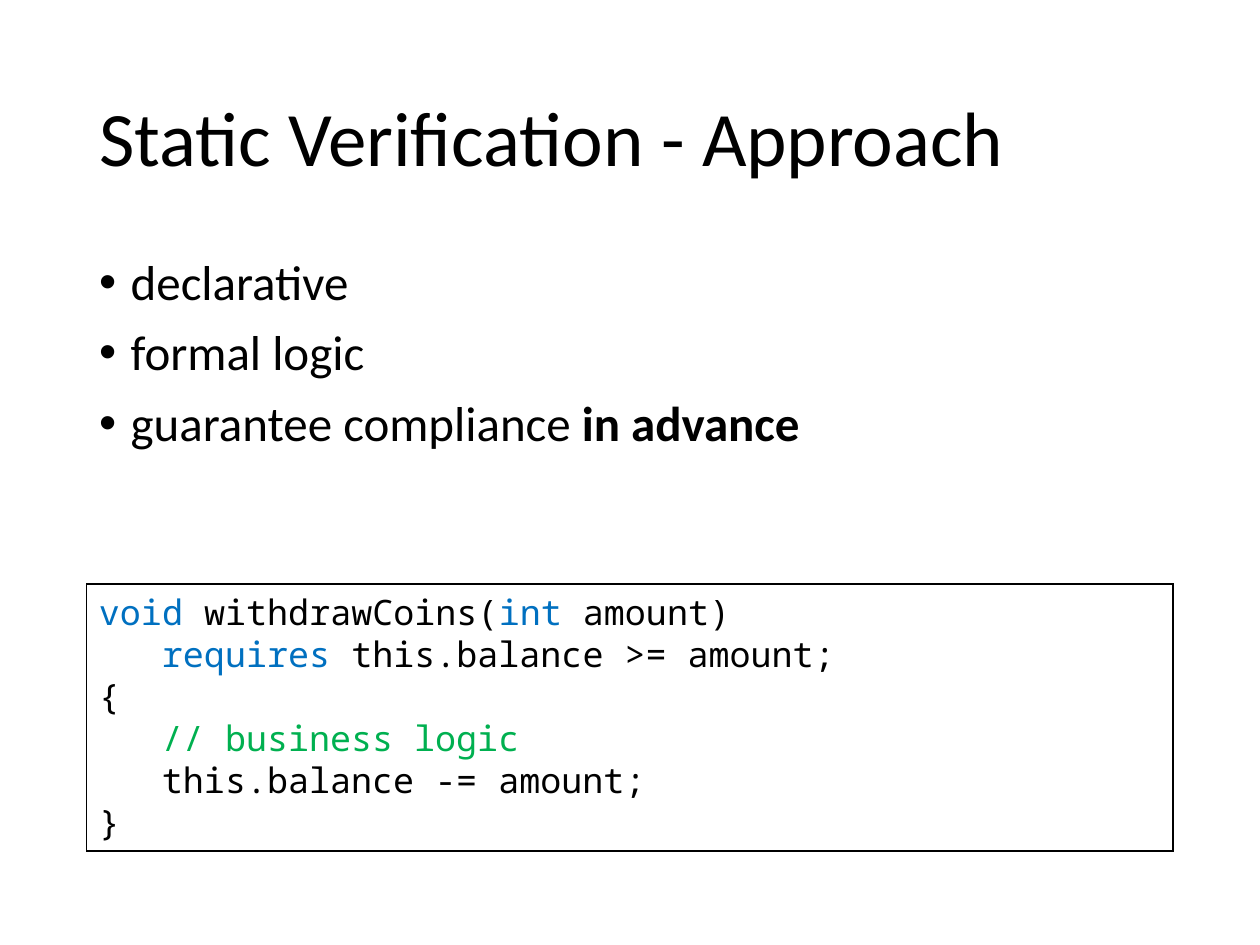
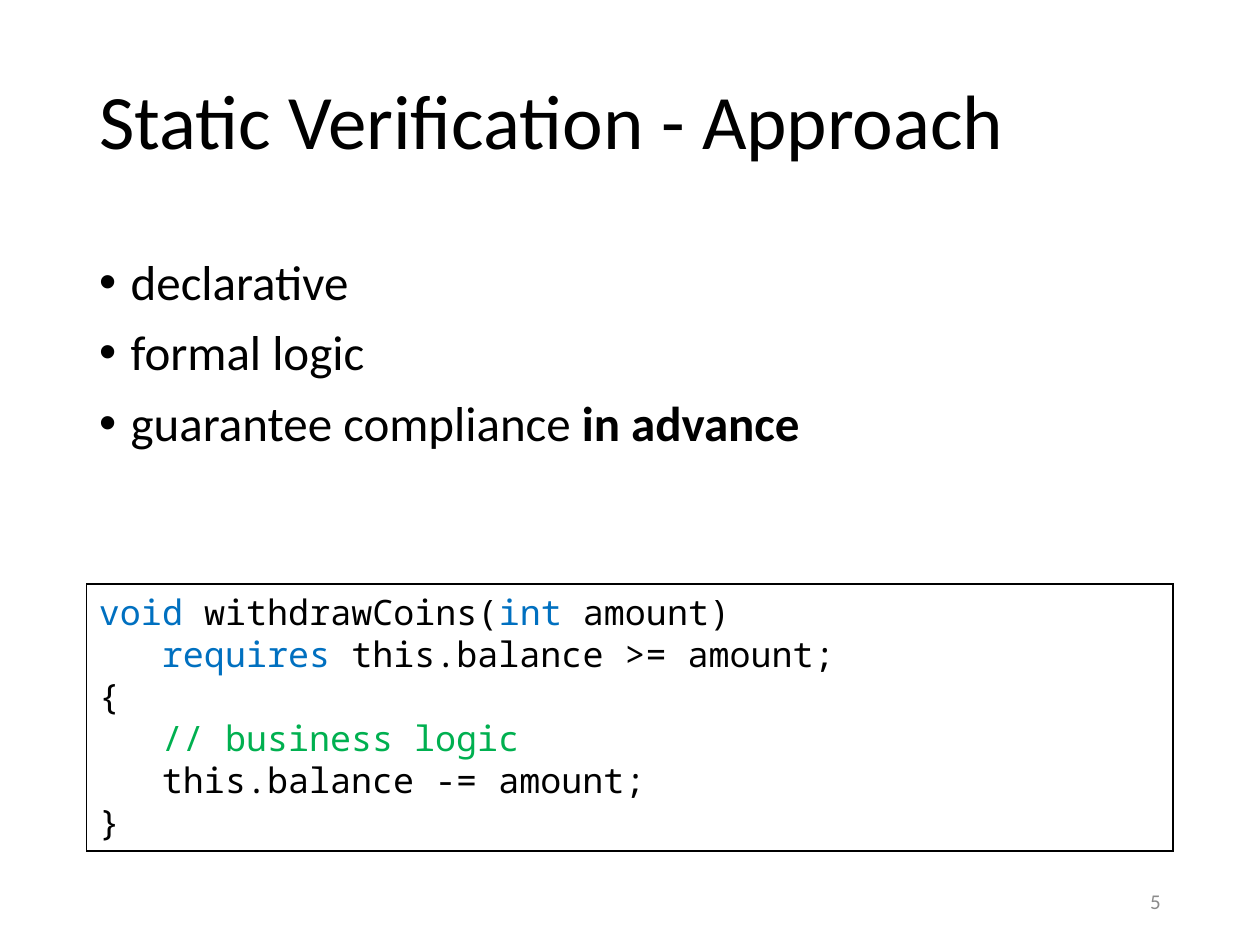
Before and after one commit to olydis/GradVerThesis, a slide deck: slide 5 of presentation/PLunch.pptx. Drawn at 1260x945 pixels with LibreOffice and Linux fonts; fonts in the diff are those of the drawing. Boxes give left, top, right and bottom in pixels: in the first picture for what was removed or moved away, otherwise in the second. Text is boxed around its words. In the diff, an @@ line names an element or a change of style, - is before the commit and + after.

```diff
--- a/presentation/PLunch.pptx
+++ b/presentation/PLunch.pptx
@@ title "Static Verification - Approach": place and size @@
-title "Static Verification - Approach" at box(99, 112, 1003, 179)
+title "Static Verification - Approach" at box(99, 95, 1003, 162)
@@ page number added at box(1150, 895, 1161, 909), 12 pt, text #8C8C8C @@
+5
```
Also in this commit, not shown: 8 other slides changed, 2 slides added, 7 other files.
